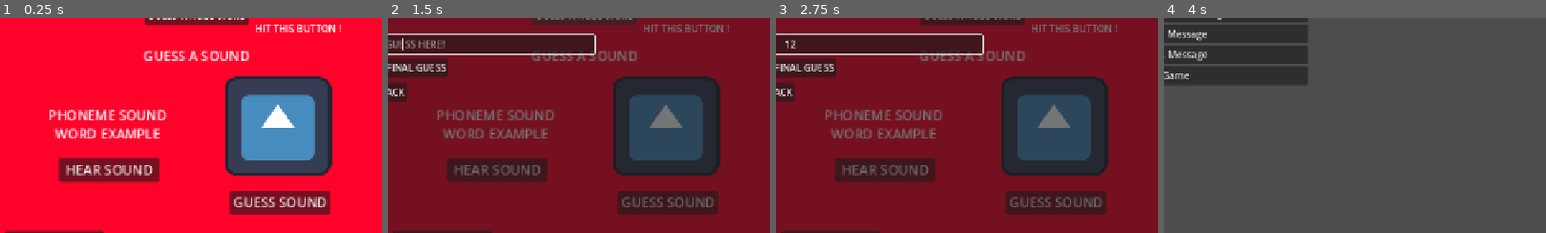
Above: before the commit, frames 1-4 (left to right).
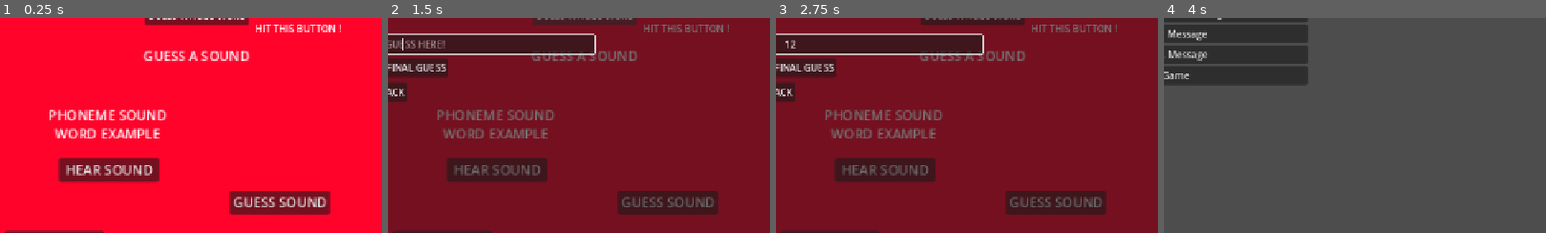
Above: after the commit, the same moments.

Repository: sym-z/phonetic-hangman
Game: Godot game, scene res://scenes/word_guesser/word_guesser.tscn
Two runs of this game, one before a commit and one after it. Both use one fixed random seed, a clock stepped at 60 frames per second and the inputs below. The project has no main scene, so this scene is started directly. The engine's default icon, where the game draws it, is replaced by a stand-in: a white triangle on a blue panel in a dark square. Sound files missing from this copy of the repository are replaced by a short silence.
Inputs (mouse positions are % of the whole screen's width and height, from its top left):
- Up to frame 1 (0.25 s): no input
- Up to frame 2 (1.5 s): click "HEAR CORRECT GUESSES" at 0.5 s; click "GUESS WHOLE WORD" at 1.25 s
- Up to frame 3 (2.75 s): click (52, 50) at 2.02 s; type "12" at 2.1 s
- Up to frame 4 (4 s): click "SUBMIT FINAL GUESS" at 2.75 s; click "BACK TO MAIN MENU" at 3.5 s
The pictures show only the part of the screen within x 50-100%, y 44-94%; the shares and areas given below are measured in that part.

The runs differ from the first frame. In frame 1, 13% of the frame differs, in the area x 59-87%, y 27-74%; in frame 2, 13%; in frame 3, 13%; in frame 4, nothing differs.

Commit message:
big animation in guessing screen

Diff:
--- a/src/scenes/word_guesser/word_guesser.gd
+++ b/src/scenes/word_guesser/word_guesser.gd
@@ -15,6 +15,9 @@
 @export var speaker : AudioStreamPlayer
 @export var type_submission_parent : Control
 @export var submission_field : LineEdit
+@export var big_animation : AnimatedSprite2D
+@export var animation_marker : Marker2D
+
 
 var debug := true
 
@@ -63,6 +66,9 @@
 		selected_letters.text = Libraries.letter_lib[current_selection]
 		selected_example.text = Libraries.word_lib[current_selection]
 		selected_sound = Libraries.sound_lib[current_selection]
+		big_animation.sprite_frames = Libraries.frame_lib[current_selection]
+		big_animation.position = animation_marker.position
+		big_animation.play()
 
 func _on_selection_chosen(id):
 	current_selection = id
--- a/src/scenes/word_guesser/word_guesser.tscn
+++ b/src/scenes/word_guesser/word_guesser.tscn
@@ -16,7 +16,7 @@
 "speed": 5.0
 }]
 
-[node name="Word Guesser" type="Control" node_paths=PackedStringArray("num_letters", "num_guesses", "guess_container", "selected_letters", "selected_example", "phoneme_container", "speaker", "type_submission_parent", "submission_field")]
+[node name="Word Guesser" type="Control" node_paths=PackedStringArray("num_letters", "num_guesses", "guess_container", "selected_letters", "selected_example", "phoneme_container", "speaker", "type_submission_parent", "submission_field", "big_animation", "animation_marker")]
 layout_mode = 3
 anchors_preset = 15
 anchor_right = 1.0
@@ -34,6 +34,8 @@
 speaker = NodePath("AudioStreamPlayer")
 type_submission_parent = NodePath("Type Submission")
 submission_field = NodePath("Type Submission/LineEdit")
+big_animation = NodePath("Guessing Window/Big Animation Window/Current Guess")
+animation_marker = NodePath("Guessing Window/Big Animation Window/Animation Marker")
 
 [node name="BackgroundReference" type="Sprite2D" parent="."]
 texture = ExtResource("1_qtlm4")
@@ -112,10 +114,6 @@
 position = Vector2(966, 536)
 scale = Vector2(1.39758, 1.30159)
 
-[node name="Current Guess" type="AnimatedSprite2D" parent="Guessing Window"]
-position = Vector2(99.4576, -29.7318)
-sprite_frames = SubResource("SpriteFrames_510jw")
-
 [node name="Info Label" type="Label" parent="Guessing Window"]
 offset_left = -61.5349
 offset_top = -131.378
@@ -159,6 +157,21 @@
 offset_right = -109.252
 offset_bottom = 136.256
 text = "EXIT TO MENU"
+
+[node name="Big Animation Window" type="Control" parent="Guessing Window"]
+clip_contents = true
+layout_mode = 3
+offset_left = 36.0
+offset_top = -94.0
+offset_right = 163.0
+offset_bottom = 34.0
+
+[node name="Current Guess" type="AnimatedSprite2D" parent="Guessing Window/Big Animation Window"]
+position = Vector2(63.4576, 64.2682)
+scale = Vector2(0.45, 0.45)
+
+[node name="Animation Marker" type="Marker2D" parent="Guessing Window/Big Animation Window"]
+position = Vector2(63.4576, 64.0366)
 
 [node name="AudioStreamPlayer" type="AudioStreamPlayer" parent="."]
 
